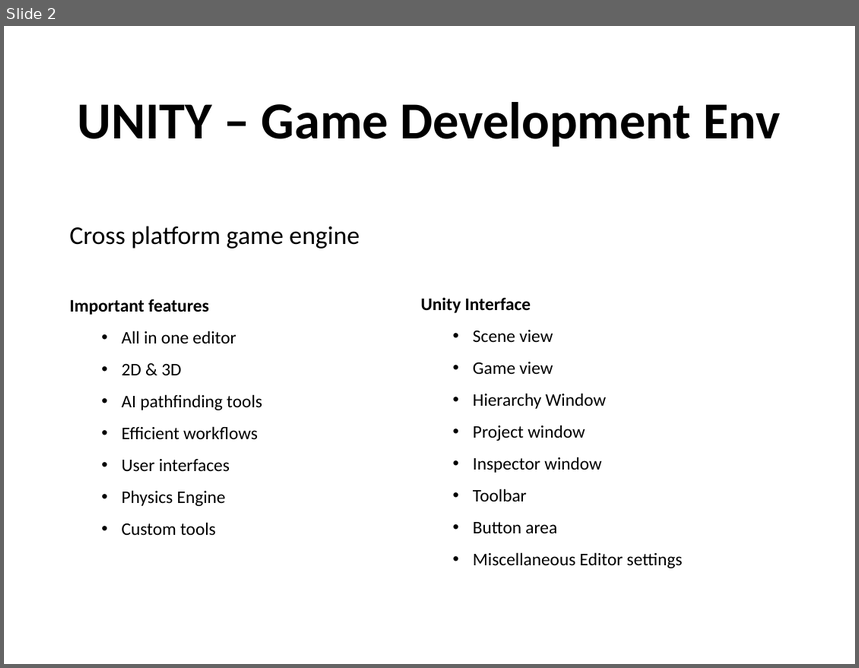
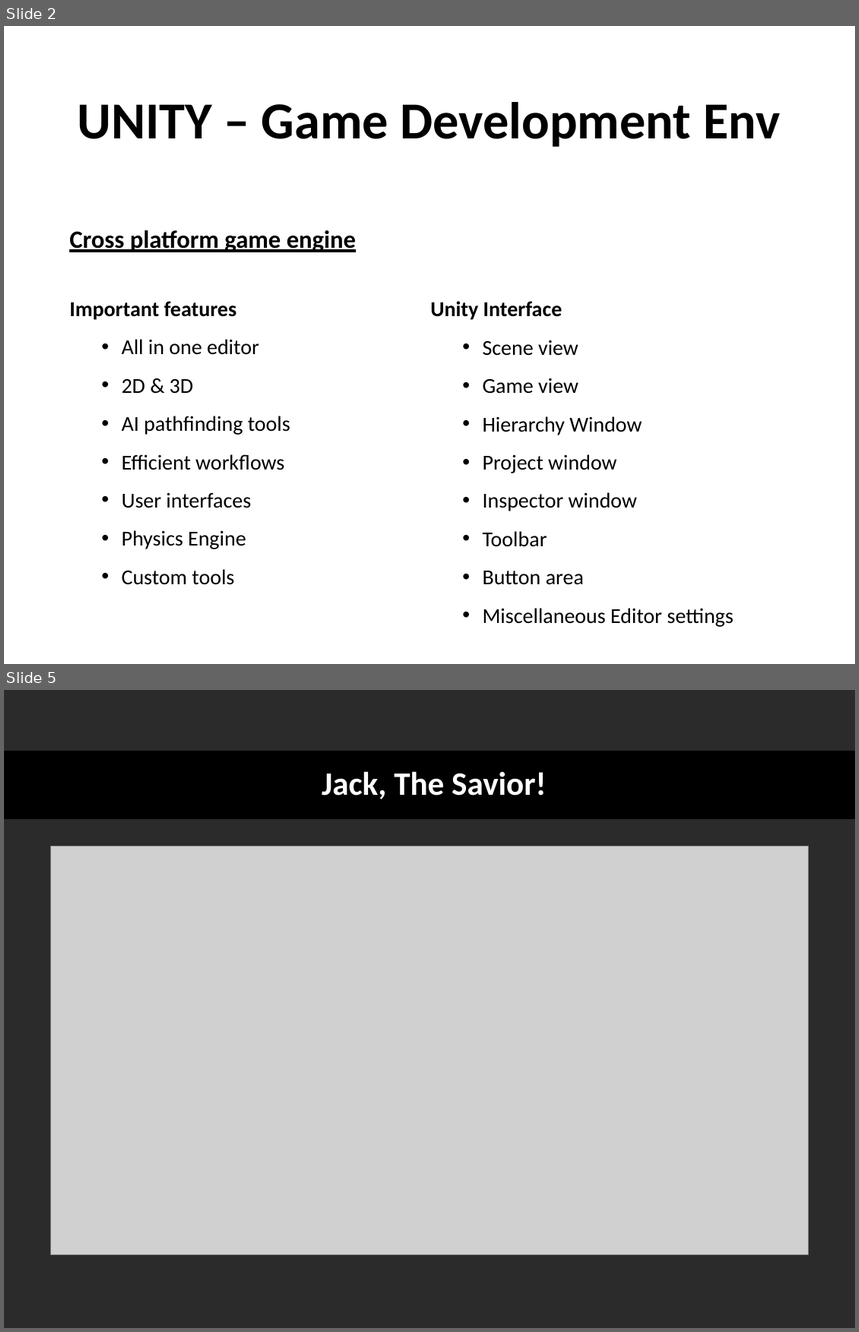
Before and after one commit to achuthanandGit/SDV602-GameProject, a slide deck: Milestone 1/SDV602 ppt for video.pptx. Shown one above the other, each under a label of ours: slide 2 before the commit, slides 2 and 5 after it; the slides between them are not shown. The pictures are 859x668 and 859x1332 pixels, drawn with LibreOffice and Linux fonts; fonts in the diff are those of the drawing; grey boxes stand for pictures; background and template pictures are left out; a plain dark background stands for a picture behind light text. Boxes give left, top, right and bottom in pixels: in the first picture for what was removed or moved away, otherwise in the second. Text is boxed around its words. In the diff, an @@ line names an element or a change of style, - is before the commit and + after.

```diff
--- a/Milestone 1/SDV602 ppt for video.pptx
+++ b/Milestone 1/SDV602 ppt for video.pptx
@@ slide 5 added at box(4, 690, 855, 1328), background picture (left out) @@
@@ rectangle added at box(4, 751, 855, 819), fill #000000 @@
@@ title added at box(322, 771, 547, 799), 37 pt, text #FFFFFF, bold @@
+Jack, The Savior!
@@ picture added at box(50, 846, 809, 1255) @@
@@ slide 2 changed as well @@
@@ text "Cross platform game engine" at box(69, 230, 356, 252): size 28.9 to 28 pt, bold on, underline on; line spacing 0.7 to 0.9 @@
@@ text "Important features" at box(69, 301, 291, 585): size 20 to 24 pt @@
@@ text "Unity Interface" at box(430, 301, 734, 627): size 20 to 24 pt @@
@@ text "Unity Interface": place and size @@
-text "Unity Interface" at box(421, 297, 683, 569)
+text "Unity Interface" at box(430, 301, 734, 627)
```
Also in this commit, not shown: 5 other slides changed, 18 other files.
